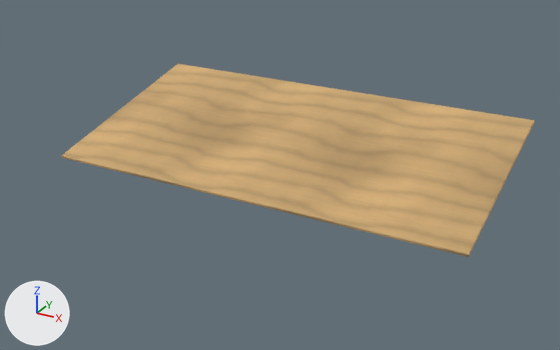
The glTF model assets/models/props/garden/kicker.glb: old version first, new version second.
Both versions are drawn from a camera (50 mm lens) standing at (8.64, -16.32, 7.66) and looking at (0.13, -0.86, -0.07). Arrows for +X, +Y and +Z are at lower left; the lights stay in place. The older version comes first. Vertices at exactly the same position are counted once.

Objects in the first picture: 'kicker'.
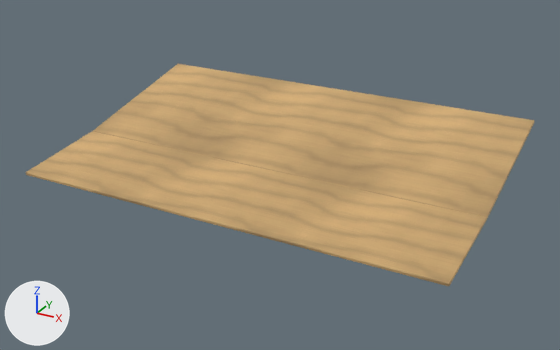
The newer file is also turned or shifted as a whole; pictures and numbers use the older file's frame.

Pixel boxes [x1, y1, x2, y2] of what changed, in the pictures (560 x 350 px; the box of a moved part takes in the faces that stretch with it):
'kicker', reshaped (7% wider, 15% taller): before [61, 64, 534, 257]; after [26, 64, 534, 286]
part 1 of me_kicker, added (brown): after [26, 131, 487, 286]
part 2 of me_kicker, moved or reshaped: before [61, 75, 534, 257]; after [93, 75, 534, 218]

Diff of the bpy script that builds the scene:
```diff
--- a/assets/models/props/garden/kicker.glb.py
+++ b/assets/models/props/garden/kicker.glb.py
@@ me_kicker @@
 # used by ob_kicker; location = (0.0, 0.0, 0.0)
 # verts and faces of me_kicker; kept vertices keep their numbers, new ones are numbered from 248
 # before: 0 (-5.39, -2.63, -0.06) at pixel (61, 157), 1 (-5.4, -2.62, -0.06) at pixel (61, 157), 2 (-5.39, -2.61, -0.07) at pixel (62, 157), 3 (5.39, -2.63, -0.06) at pixel (467, 256), 4 (5.39, -2.61, -0.07) at pixel (468, 256)
 # before: 5 (5.4, -2.62, -0.06) at pixel (468, 256), 12 (-5.4, -2.63, -0.01) at pixel (61, 155), 13 (-5.39, -2.64, -0.01) at pixel (61, 156), 14 (-5.39, -2.63, 0.0) at pixel (61, 155), 15 (5.39, -2.64, -0.01) at pixel (467, 254)
 # before: 16 (5.4, -2.63, -0.01) at pixel (468, 254), 17 (5.39, -2.63, 0.0) at pixel (468, 253)
-me_kicker.from_pydata(...)  # 248 vertices, 476 faces; spans x -5.4..5.4, y -2.64..2.66, z -0.07..1.18
+me_kicker.from_pydata(...)  # 272 vertices, 520 faces; spans x -5.4..5.4, y -3.89..2.66, z -0.08..1.18
+# me_kicker part 1: a new loose piece of 24 vertices spanning x -5.4..5.4, y -3.89..-1.39, z -0.08..0.28, in mat_plywood (picture img_plywood_albedo)
+# me_kicker part 2
+for i in [0, 1, 3, 5, 12, 14, 16, 17]: verts[i] += (0.0, 1.25, 0.28)
+for i in [2, 4, 13, 15]: verts[i] += (0.0, 1.25, 0.27)
 me_kicker.materials.append(mat_plywood)
```
